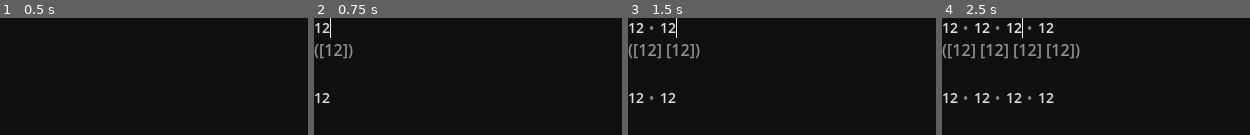
Above: before the commit, frames 1-4 (left to right).
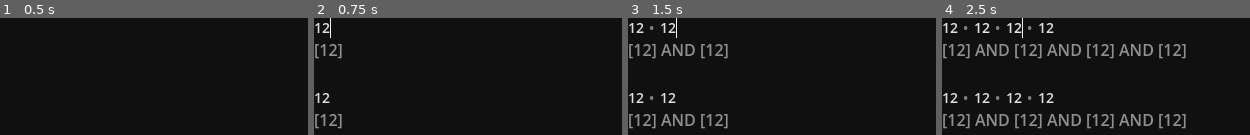
Above: after the commit, the same moments.

Repository: AncRad/tag-player-prototype
Game: Godot game, scene res://gui/find_panel/test.tscn
Same seed, same stepped clock (60 frames per second), same inputs: the game is played once before the commit and once after it. This scene is started directly instead of the project's main scene.
Inputs (mouse positions are in pixels of both pictures, inside the frame that each line leads up to):
- Up to frame 1 (0.5 s): no input
- Up to frame 2 (0.75 s): click (320, 28) at 0.52 s; type "12" at 0.6 s
- Up to frame 3 (1.5 s): click (634, 97) at 0.75 s; type "12" at 0.83 s; click (652, 28) at 1.27 s; type "12" at 1.35 s
- Up to frame 4 (2.5 s): click (966, 97) at 1.5 s; type "12" at 1.58 s; click (966, 28) at 2.02 s; type "12" at 2.1 s; click (997, 28) at 2.25 s; type "12" at 2.33 s; click (966, 97) at 2.48 s

Frame 1 is identical in both runs. In frame 2, 1.3% of the frame differs, in the area x 0-13%, y 22-95%; in frame 3, 3.5%; in frame 4, 7.8%, in the area x 0-80%, y 22-95%.

Commit message:
пред тем как все сломать

Diff:
--- a/gui/find_panel/expr_node.gd
+++ b/gui/find_panel/expr_node.gd
@@ -1,5 +1,7 @@
 class_name ExprNode
 extends Resource
+
+signal enable_changed
 
 const FilterItem = preload('res://gui/find_panel/filter_item.gd')
 
@@ -16,7 +18,10 @@
 @export var type : Type
 var parent : WeakRef
 var virtual := false
-var enabled := true
+var enabled := true:
+	set(value):
+		enabled = value
+		enable_changed.emit()
 
 ## Tag
 var tag : DataBase.Tag
@@ -108,8 +113,12 @@
 		Type.SubExpression:
 			var texts : Array[String] = []
 			for node in expressions:
-				texts.append(node.to_text())
-			return '(%s)' % ' '.join(texts)
+				if node.enabled:
+					if node.type == Type.SubExpression:
+						texts.append('( %s )' % node.to_text())
+					else:
+						texts.append(node.to_text())
+			return ' '.join(texts)
 
 		_:
 			return '<err expr>'
@@ -124,6 +133,9 @@
 
 		if node.enabled:
 			match node.type:
+				ExprNode.Type.SubExpression:
+					assert(false)
+
 				ExprNode.Type.Not:
 					invert = true
 
@@ -142,10 +154,9 @@
 				ExprNode.Type.MatchString, ExprNode.Type.Tag, ExprNode.Type.BracketOpen:
 					var right
 					if node.type == ExprNode.Type.BracketOpen:
-						assert(false)
 						right = Solver.new()
 						right.invert = invert
-						pos = node._compile(right, pos + 1)
+						pos = compile(right, pos + 1)
 
 					elif invert:
 						right = Solver.new()
@@ -172,7 +183,7 @@
 							next.invert = invert
 							next.items = [solver.items[-1]]
 							solver.items[-1] = next
-							pos = next._compile(next, pos)
+							pos = compile(next, pos)
 
 					else:
 						solver.items.append(right)
--- a/gui/find_panel/filter_item.gd
+++ b/gui/find_panel/filter_item.gd
@@ -29,6 +29,24 @@
 var tag : DataBase.Tag
 var inputed_text : String
 
+var expr_node : ExprNode:
+	set(value):
+		if value != expr_node:
+			if expr_node:
+				expr_node.enable_changed.disconnect(_on_expr_node_enable_changed)
+				strike = false
+
+			expr_node = value
+
+			if expr_node:
+				expr_node.enable_changed.connect(_on_expr_node_enable_changed)
+				strike = not expr_node.enabled
+
+var strike : bool:
+	set(value):
+		strike = value
+		queue_redraw()
+
 
 func _notification(what: int) -> void:
 	match what:
@@ -40,8 +58,16 @@
 		NOTIFICATION_DRAG_END:
 			selecting_enabled = true
 
+func _draw() -> void:
+	if strike:
+		draw_line(Vector2(0, size.y / 2), Vector2(size.x, size.y / 2), get_theme_color('font_color'), 2)
+
 func _get_drag_data(_at_position: Vector2) -> Variant:
 	return self
+
+func _on_expr_node_enable_changed() -> void:
+	if expr_node:
+		strike = not expr_node.enabled
 
 func empty() -> bool:
 	match type:
--- a/gui/find_panel/find_filter_panel.gd
+++ b/gui/find_panel/find_filter_panel.gd
@@ -277,6 +277,7 @@
 				if not node.virtual:
 					var item := FILTER_ITEM.instantiate() as FilterItem
 					items.append(item)
+					item.expr_node = node
 					item.type = node.type as FilterItem.Type
 					if node.is_operand():
 						if item.type == FilterItem.Type.MatchString:
@@ -292,6 +293,8 @@
 					connect_filter_item(item)
 
 				pos += 1
+
+		%DebugLabel1.text = _expression.to_text()
 
 	## если в конце нет пустого, то добавляем
 	if not items or not items[-1].empty():
@@ -454,37 +457,8 @@
 	if not finded:
 		item.type = FilterItem.Type.MatchString
 		finded = true
-#
-#func _parse() -> void:
-	#if not _expression:
-		#_expression = ExprNode.new()
-		#_expression.type = ExprNode.Type.SubExpression
-	#
-	#_expression.clear()
-	#
-	#_parse_items(_items, _expression)
-	#
-	#_repair(_expression)
-	#
-	#if solver and false:
-		#var next := Solver.new()
-		#next.all = false
-		#next.invert = false
-		#next.items.clear()
-		##_compile(_expression.expressions, next)
-		#%DebugLabel1.text = _expression.to_text()
-		##_expression.expressions.clear()
-		##_expression.expressions = _decompile(next)
-		##%DebugLabel2.text = _expression.to_text()
-		#solver.all = next.all
-		#solver.invert = next.invert
-		#solver.items.clear()
-		#solver.items.assign(next.items)
-		#solver.emit_changed()
 
 static func _parse_items(items : Array[FilterItem], node : ExprNode, pos : int = -1) -> int:
-	#var return_on_close_bracket := pos != -1
-
 	if pos == -1:
 		pos = 0
 
@@ -533,20 +507,24 @@
 				node.append(ExprNode.new(ExprNode.Type.BracketClose))
 
 			FilterItem.Type.Not, FilterItem.Type.And, FilterItem.Type.Or:
-				node.append(ExprNode.new(item.type as ExprNode.Type))
+				var new := ExprNode.new(item.type as ExprNode.Type)
+				node.append(new)
+				item.expr_node = new
 
 			FilterItem.Type.MatchString, FilterItem.Type.Tag:
-				var node1 := ExprNode.new(item.type as ExprNode.Type)
-				node.append(node1)
+				var node1 := ExprNode.new()
 				if item.type == FilterItem.Type.Tag:
+					node1.type = ExprNode.Type.Tag
 					node1.tag = item.tag
 				else:
+					node1.type = ExprNode.Type.MatchString
 					node1.match_string = item.inputed_text
-					#node1.match_string = item.get_match_string()
+				node.append(node1)
+				item.expr_node = node1
 
 		pos += 1
 
-	#_repair(node)
+	_repair(node)
 
 	return pos
 
@@ -563,8 +541,6 @@
 		#pos += 1
 
 	pos = 0
-	var left : ExprNode
-	var right : ExprNode
 	while maxi(0, pos) < node.expressions.size():
 		if pos < 0:
 			pos = 0
@@ -574,12 +550,14 @@
 			pos += 1
 			continue
 
+		var left : ExprNode
+		var right : ExprNode
 		var p := pos
 		while p > 0:
 			p -= 1
 			var n := node.expressions[p]
 			if n.enabled:
-				if n.is_operator() or n.is_binary():
+				if n.is_operator() or n.is_operand():
 					left = n
 					break
 		p = pos
@@ -587,7 +565,7 @@
 			p += 1
 			var n := node.expressions[p]
 			if n.enabled:
-				if n.is_operator() or n.is_binary():
+				if n.is_operator() or n.is_operand():
 					right = n
 					break
 
@@ -617,11 +595,12 @@
 					continue
 
 		elif this.is_operand():
-			if right and right.is_operand():
-				right = ExprNode.new(ExprNode.Type.And)
-				right.virtual = true
-				node.insert(pos + 1, right)
-				pos += 2
-				continue
+			if right:
+				if right.is_operand() or not right.is_binary():
+					right = ExprNode.new(ExprNode.Type.And)
+					right.virtual = true
+					node.insert(pos + 1, right)
+					pos += 2
+					continue
 
 		pos += 1
